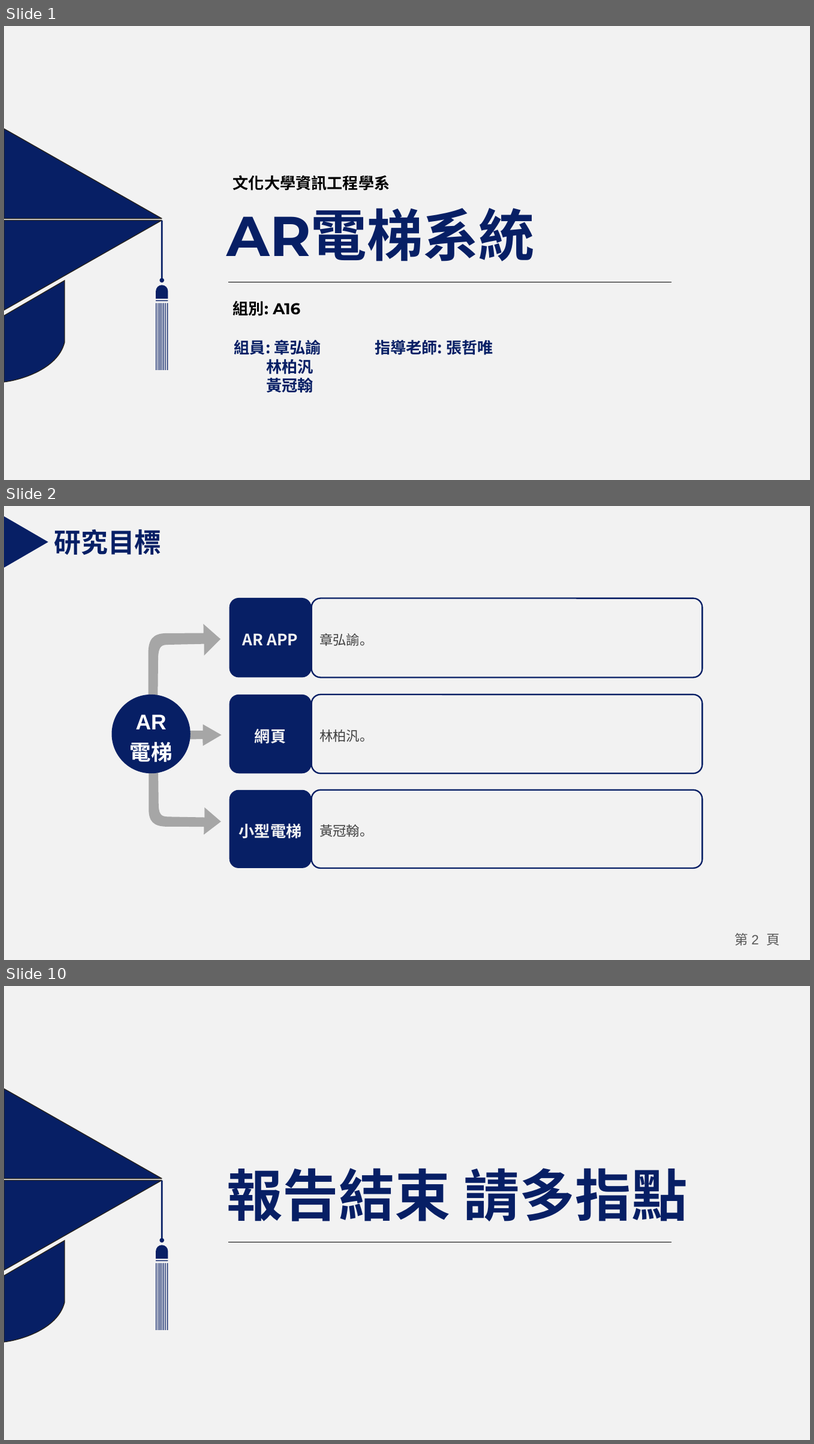
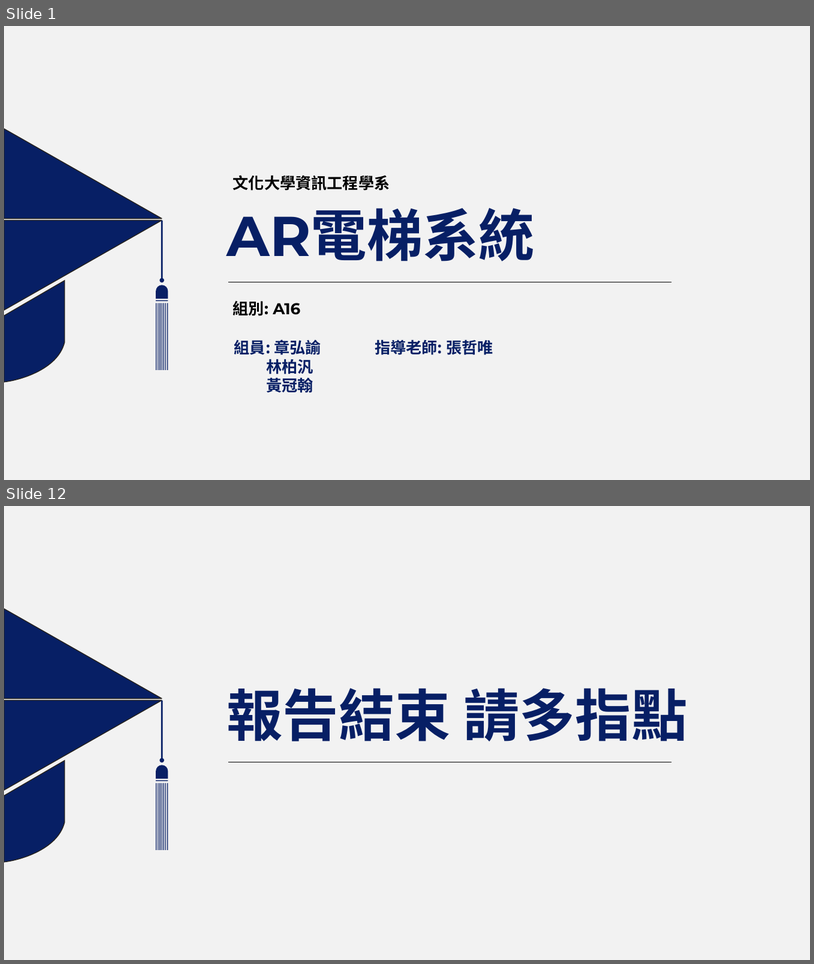
Before and after one commit to Johnnychang889/ARelevator, a slide deck: A16專題期末報告.pptx. Shown one above the other, each under a label of ours: slides 1, 2 and 10 before the commit, slides 1 and 12 after it; the slides between them are not shown. The pictures are 814x1444 and 814x964 pixels, drawn with LibreOffice and Linux fonts; fonts in the diff are those of the drawing. Boxes give left, top, right and bottom in pixels: in the first picture for what was removed or moved away, otherwise in the second. Text is boxed around its words. In the diff, an @@ line names an element or a change of style, - is before the commit and + after.

```diff
--- a/A16專題期末報告.pptx
+++ b/A16專題期末報告.pptx
@@ slide 2 removed at [4,506,810,960], background #F2F2F2 @@
@@ triangle removed at [5,516,49,568] @@
@@ text removed at [54,529,161,555] @@
-研究目標
@@ rounded rectangle removed at [230,598,312,678] @@
-AR APP
@@ rounded rectangle removed at [311,598,702,677] @@
-章弘諭。
@@ freeform shape removed at [149,624,221,740] @@
@@ ellipse removed at [112,694,191,774] @@
-AR電梯
@@ rounded rectangle removed at [230,694,312,774] @@
-網頁
@@ rounded rectangle removed at [311,694,702,774] @@
-林柏汎。
@@ freeform shape removed at [135,724,222,747] @@
@@ freeform shape removed at [149,733,222,834] @@
@@ rounded rectangle removed at [230,790,312,868] @@
-小型電梯
@@ rounded rectangle removed at [311,790,702,868] @@
-黃冠翰。
@@ page number removed at [735,933,780,945] @@
-第 2 頁
@@ what was slide 10 is now slide 12 @@
```
Also in this commit, not shown: 5 slides changed, 5 slides added, 2 other slides removed, 1 other file.
